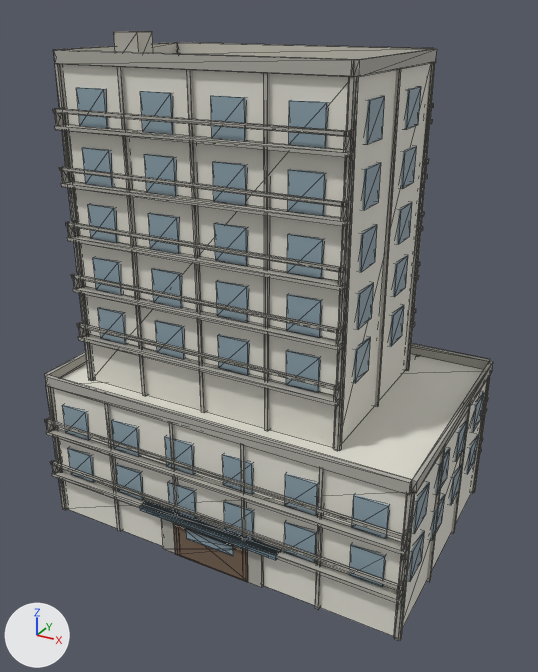
Renders of the glTF model public/buildings/residential_3x2_b.glb from each side of a commit.
Camera for both pictures: a 50 mm camera at (30.6, -28.5, 29.6) aimed at (11.5, 6.3, 12.2). Lighting does not change. The marker at lower left points along +X, +Y and +Z. The older version comes first. Mesh edges are drawn as thin lines. Vertices at exactly the same position are counted once.

Names of what the first picture shows: 'residential_3x2_b_0'.
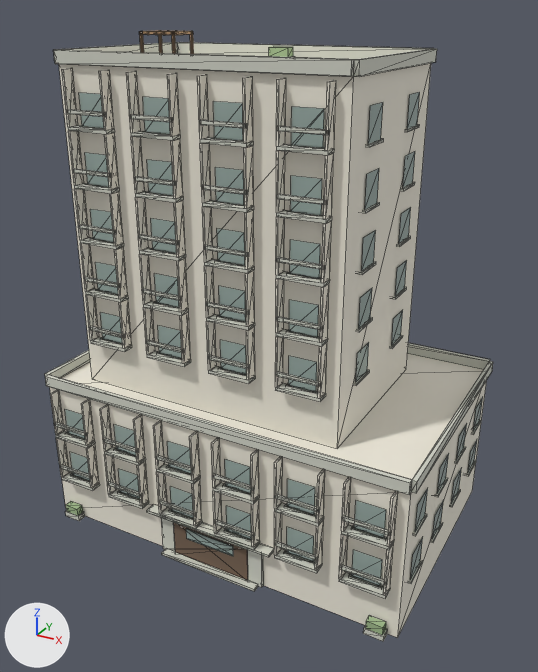
Pixel boxes [x1, y1, x2, y2] of what changed, in the pictures (538 x 672 px):
'residential_3x2_b_0', recoloured, reshaped: before [45, 31, 493, 641]; after [45, 30, 493, 642]
part 1 of me_residential_3x2_b_0, deleted: before [45, 62, 491, 610]
part 2 of me_residential_3x2_b_0, reshaped: before [50, 31, 470, 641]; after [50, 30, 483, 642]
part 3 of me_residential_3x2_b_0, recoloured: after [85, 126, 322, 393]

What changed in the scene script:
```text
Change mat_residential_3x2_b_trim:
    mat_residential_3x2_b_trim.base_color: (0.429, 0.418, 0.374) -> (0.65, 0.66, 0.58)  # grey #afada5 -> light grey #d3d4c8
Add mat_residential_3x2_b_sign:
    mat_residential_3x2_b_sign = principled_material('residential_3x2_b_sign')
    mat_residential_3x2_b_sign.base_color = (0.46, 0.29, 0.16)  # brown #b5936f
    mat_residential_3x2_b_sign.roughness = 0.85
Change me_residential_3x2_b_0:
    used by ob_residential_3x2_b_0; location = (0.0, 0.0, 0.0)
    remove me_residential_3x2_b_0.from_pydata(...)  # 1640 vertices, 2496 faces; spans x -0.2..22.8, y -0.6..15.1, z 0.0..28.5
    add me_residential_3x2_b_0.from_pydata(...)  # 2304 vertices, 3296 faces; spans x -0.2..22.8, y -0.6..14.8, z 0.0..28.5
    me_residential_3x2_b_0 part 1: 140 loose pieces with 1120 vertices, spanning x -0.2..22.7, y -0.6..15.1, z 0.0..27.0, are deleted
    me_residential_3x2_b_0 part 2: 40 vertices moved within x 2.9..16.9, y 1.6, z 12.0..24.0; 351 vertices removed from x -0.2..22.7, y -0.6..14.7, z 0.0..28.5; 2135 vertices added at x -0.2..22.7, y -0.6..14.7, z 0.0..28.5
    me_residential_3x2_b_0 part 3: 40 faces spanning x 2.9..16.9, y 1.6..1.9, z 12.0..24.0 switch from mat_residential_3x2_b_glass (greyish blue #90a6b1) to mat_residential_3x2_b_trim (light grey #d3d4c8)
    add me_residential_3x2_b_0.materials.append(mat_residential_3x2_b_sign)  # brown #b5936f
```
